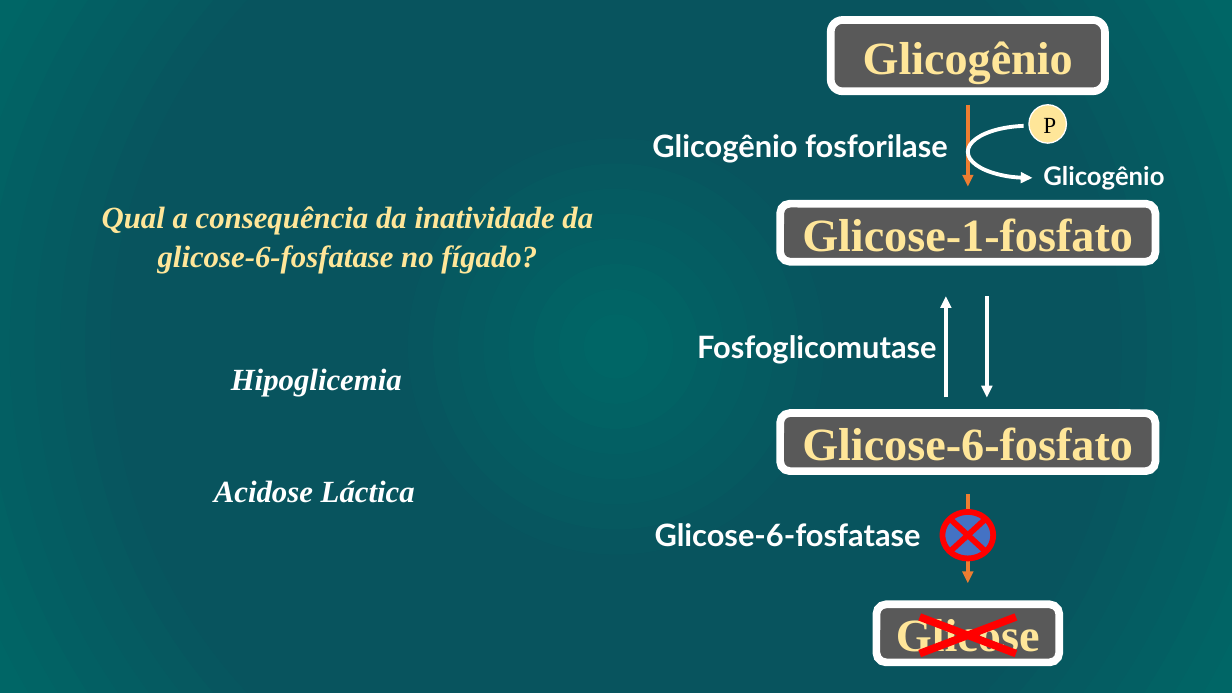
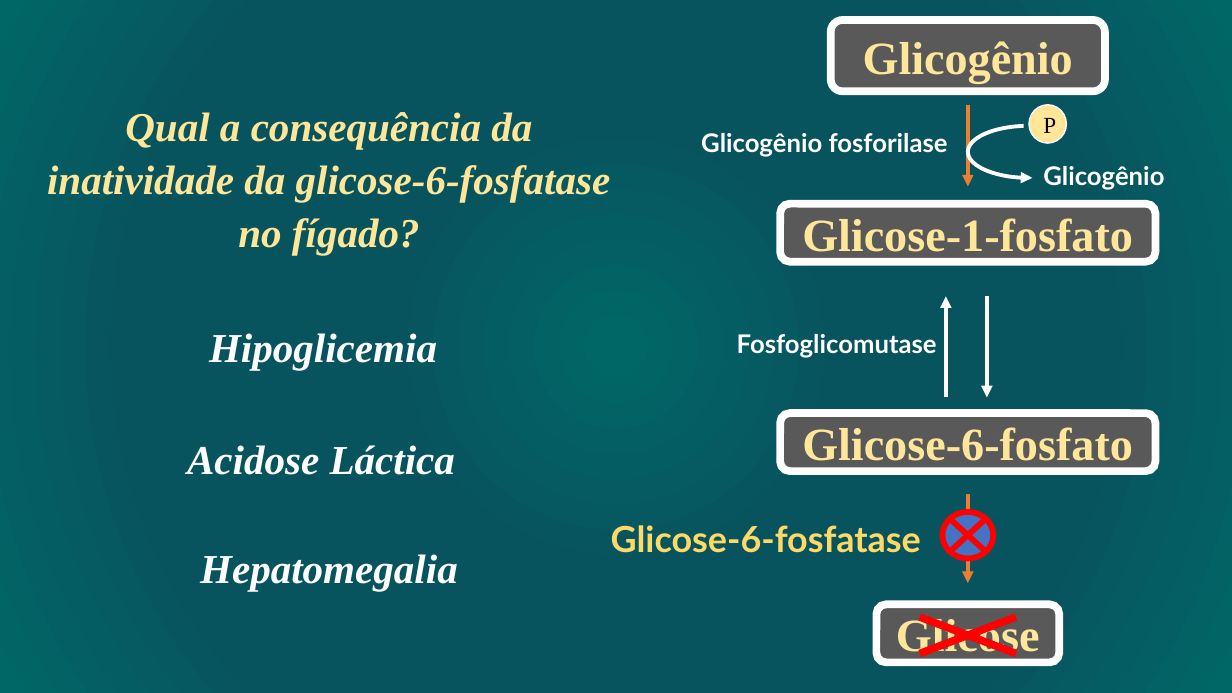
Before and after one commit to daniloasdotcom/Bioquimica-com-Danilo, a slide deck: slide 21 of assets/aulas/metabolismo_glicogenio.pptx (slide 18 before the commit). Drawn at 1232x693 pixels with LibreOffice and Linux fonts; fonts in the diff are those of the drawing. Boxes give left, top, right and bottom in pixels: in the first picture for what was removed or moved away, otherwise in the second. Text is boxed around its words. In the diff, an @@ line names an element or a change of style, - is before the commit and + after.

```diff
--- a/assets/aulas/metabolismo_glicogenio.pptx
+++ b/assets/aulas/metabolismo_glicogenio.pptx
@@ size 24 to 32 pt in 3 elements at (209, 333, 437, 370), (187, 445, 455, 475), (47, 112, 611, 254) @@
@@ text "Qual a consequência da inatividade ...": place and size @@
-text "Qual a consequência da inatividade ..." at (102, 206, 593, 273)
+text "Qual a consequência da inatividade ..." at (47, 112, 611, 254)
@@ text "Glicogênio fosforilase" at (701, 133, 948, 157): size 24 to 20 pt @@
@@ text "Hipoglicemia": place and size @@
-text "Hipoglicemia" at (231, 368, 402, 396)
+text "Hipoglicemia" at (209, 333, 437, 370)
@@ text "Fosfoglicomutase" at (737, 334, 937, 358): size 24 to 20 pt @@
@@ text "Acidose Láctica": place and size @@
-text "Acidose Láctica" at (214, 480, 415, 503)
+text "Acidose Láctica" at (187, 445, 455, 475)
@@ text "Glicose-6-fosfatase": place and size @@
-text "Glicose-6-fosfatase" at (655, 523, 921, 547)
+text "Glicose-6-fosfatase" at (611, 525, 921, 553)
@@ text "Glicose-6-fosfatase" at (611, 525, 921, 553): size 24 to 28 pt, text colour #FFFFFF to #FFD966 @@
@@ text added at (200, 554, 458, 591), 32 pt, text #FFFFFF, bold, italic @@
+Hepatomegalia
```
Also in this commit, not shown: 4 other slides changed, 4 slides added, 1 other file.
